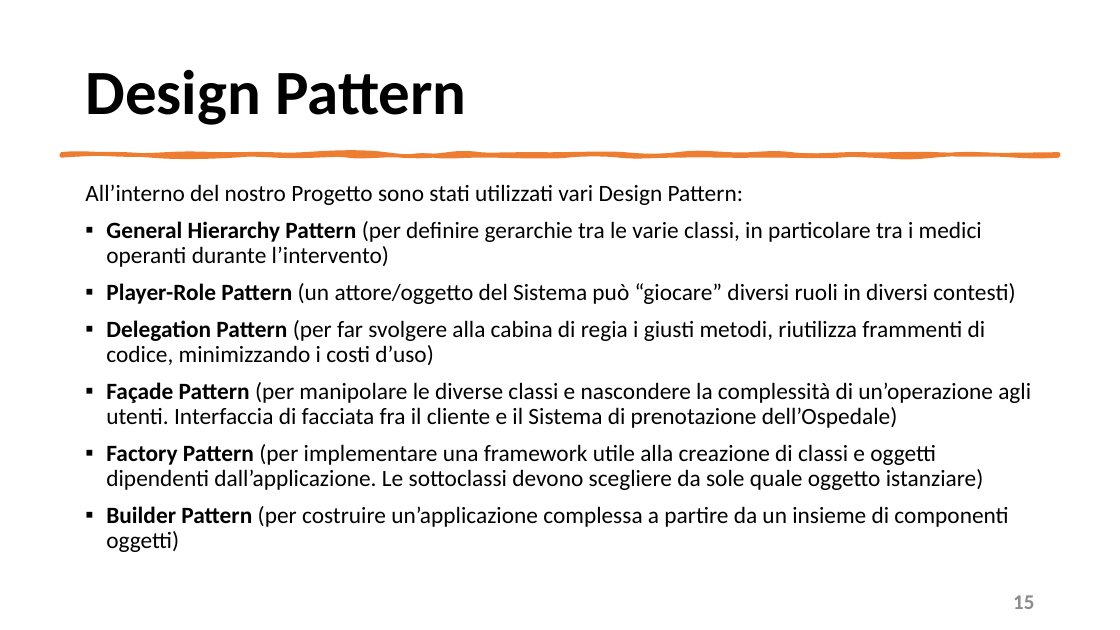
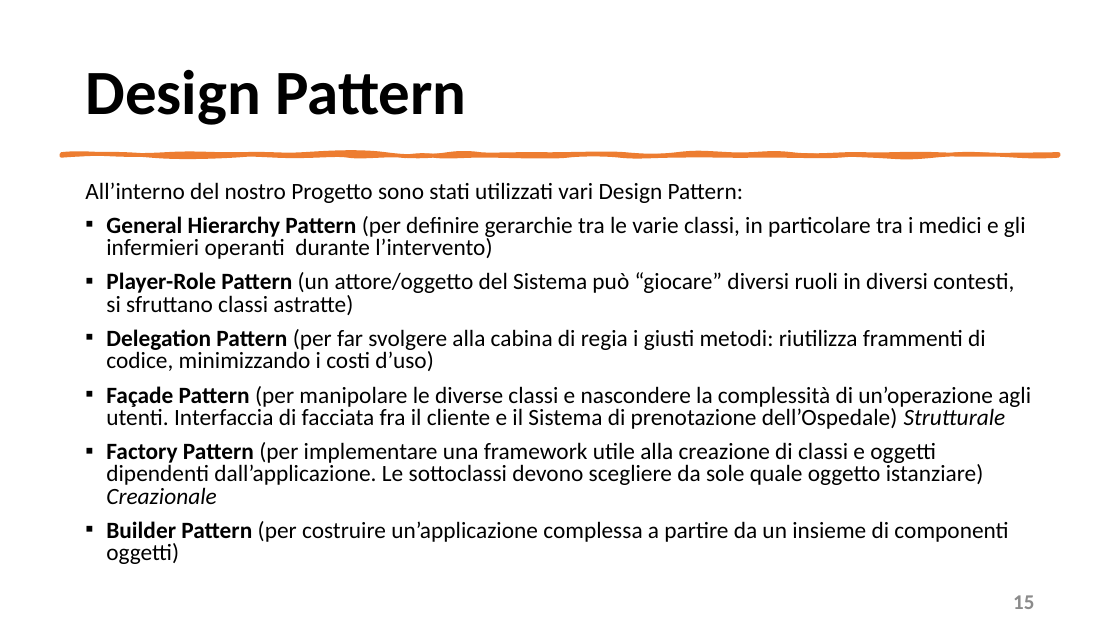
Before and after one commit to mangilimatteo/Progetto_Ingegneria_Software_Cattaneo_Mangili_Saini, a slide deck: slide 15 of Presentazione/Presentazione_Progetto.pptx. Drawn at 1120x630 pixels with LibreOffice and Linux fonts; fonts in the diff are those of the drawing. Boxes give left, top, right and bottom in pixels: in the first picture for what was removed or moved away, otherwise in the second. Text is boxed around its words. In the diff, an @@ line names an element or a change of style, - is before the commit and + after.

Commit message:
Update Presentazione Progetto
Correzione errori e battitura

```diff
--- a/Presentazione/Presentazione_Progetto.pptx
+++ b/Presentazione/Presentazione_Progetto.pptx
@@ text at [85, 182, 1008, 564]: line spacing 0.9 to 0.8 @@
@@ text at [106, 216, 1031, 504]: text changed @@
-▪ General Hierarchy Pattern (per definire gerarchie tra le varie classi, in particolare tra i medici operanti durante l’intervento)
-▪ Player-Role Pattern (un attore/oggetto del Sistema può “giocare” diversi ruoli in diversi contesti)
-▪ Delegation Pattern (per far svolgere alla cabina di regia i giusti metodi, riutilizza frammenti di codice, minimizzando i costi d’uso)
-▪ Façade Pattern (per manipolare le diverse classi e nascondere la complessità di un’operazione agli utenti. Interfaccia di facciata fra il cliente e il Sistema di prenotazione dell’Ospedale)
-▪ Factory Pattern (per implementare una framework utile alla creazione di classi e oggetti dipendenti dall’applicazione. Le sottoclassi devono scegliere da sole quale oggetto istanziare)
+▪ General Hierarchy Pattern (per definire gerarchie tra le varie classi, in particolare tra i medici e gli infermieri operanti durante l’intervento)
+▪ Player-Role Pattern (un attore/oggetto del Sistema può “giocare” diversi ruoli in diversi contesti, si sfruttano classi astratte)
+▪ Delegation Pattern (per far svolgere alla cabina di regia i giusti metodi: riutilizza frammenti di codice, minimizzando i costi d’uso)
+▪ Façade Pattern (per manipolare le diverse classi e nascondere la complessità di un’operazione agli utenti. Interfaccia di facciata fra il cliente e il Sistema di prenotazione dell’Ospedale) Strutturale
+▪ Factory Pattern (per implementare una framework utile alla creazione di classi e oggetti dipendenti dall’applicazione. Le sottoclassi devono scegliere da sole quale oggetto istanziare) Creazionale
```
Also in this commit, not shown: 7 other slides changed.
